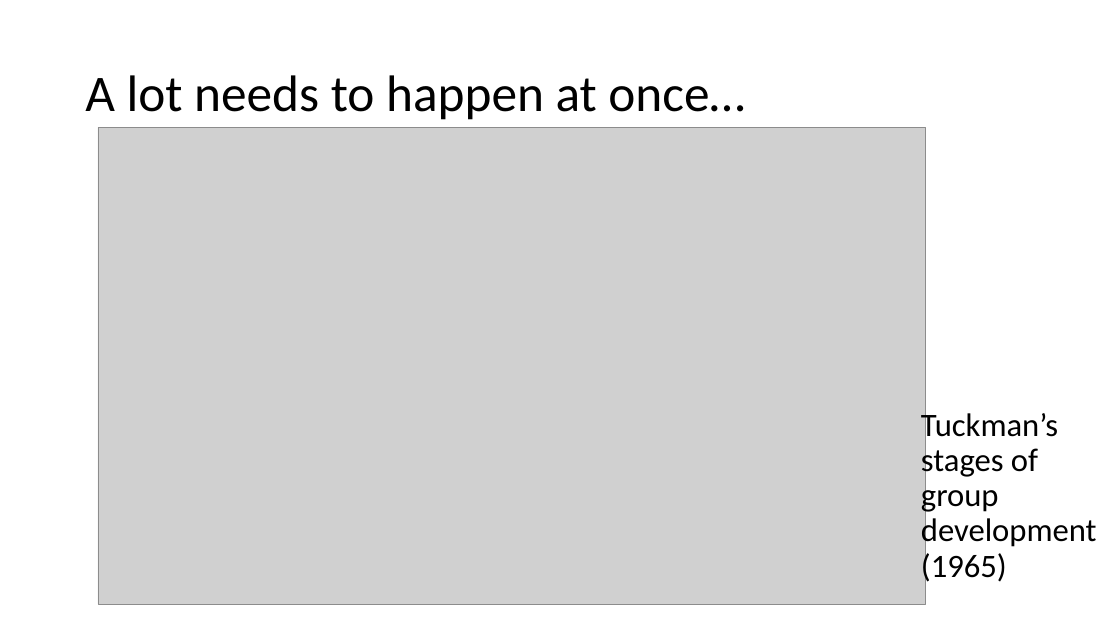
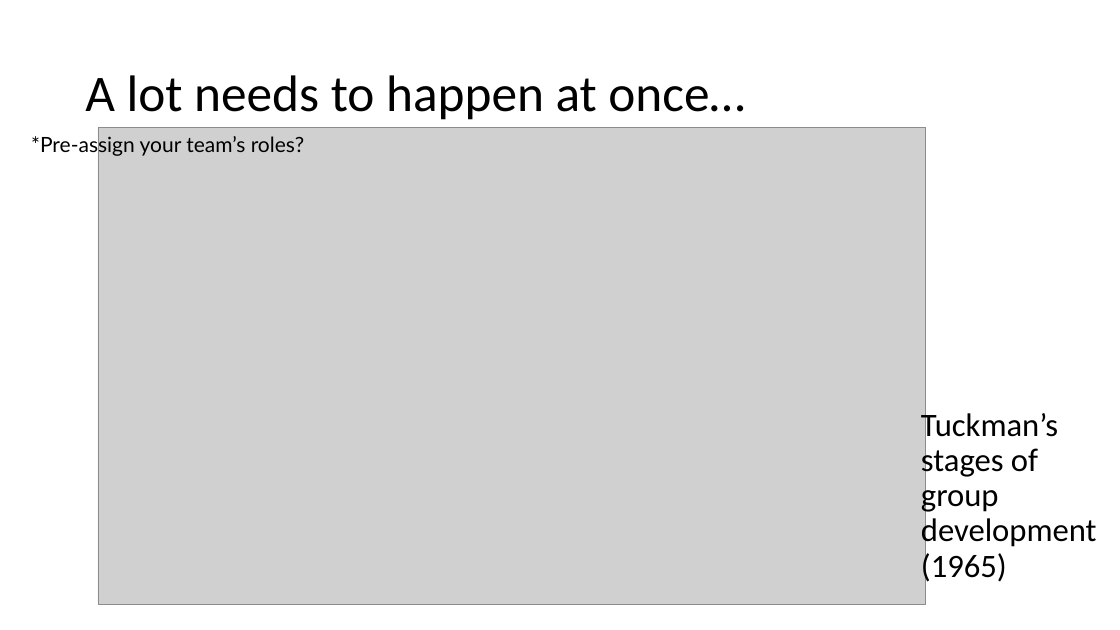
Before and after one commit to reblocke/reblocke.github.io, a slide deck: slide 2 of files/code-rrt/Leadership.pptx (slide 3 before the commit). Drawn at 1120x630 pixels with LibreOffice and Linux fonts; fonts in the diff are those of the drawing; grey boxes stand for pictures. Boxes give left, top, right and bottom in pixels: in the first picture for what was removed or moved away, otherwise in the second. Text is boxed around its words. In the diff, an @@ line names an element or a change of style, - is before the commit and + after.

```diff
--- a/files/code-rrt/Leadership.pptx
+++ b/files/code-rrt/Leadership.pptx
@@ text added at box(31, 134, 304, 157), 18 pt, text #000000 @@
+*Pre-assign your team’s roles?
```
Also in this commit, not shown: 1 other slide changed, 2 slides removed, 4 other files.
